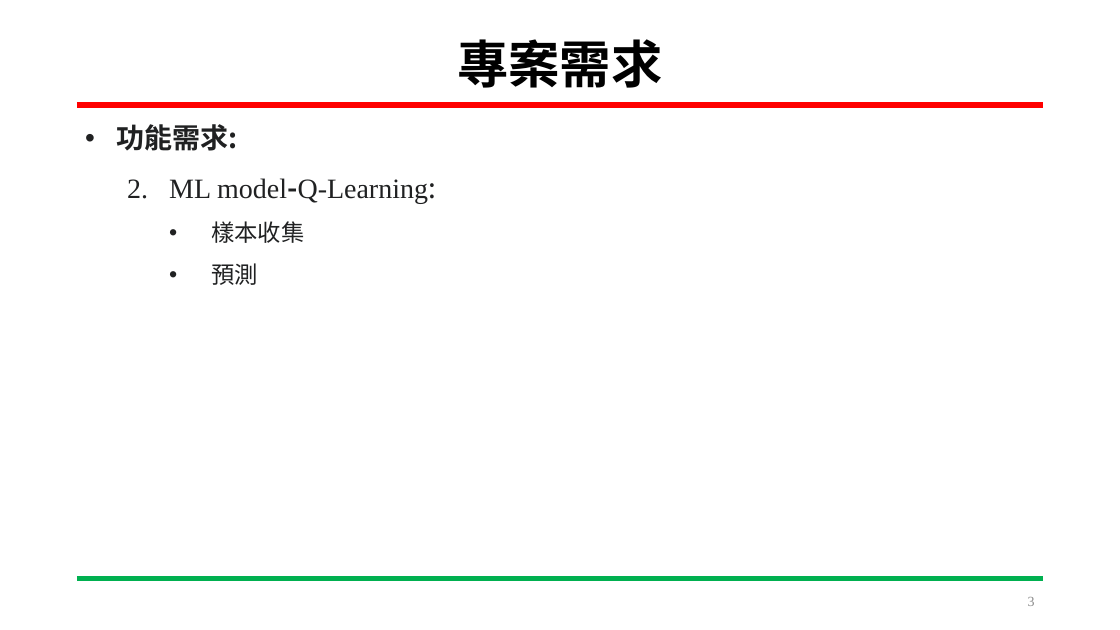
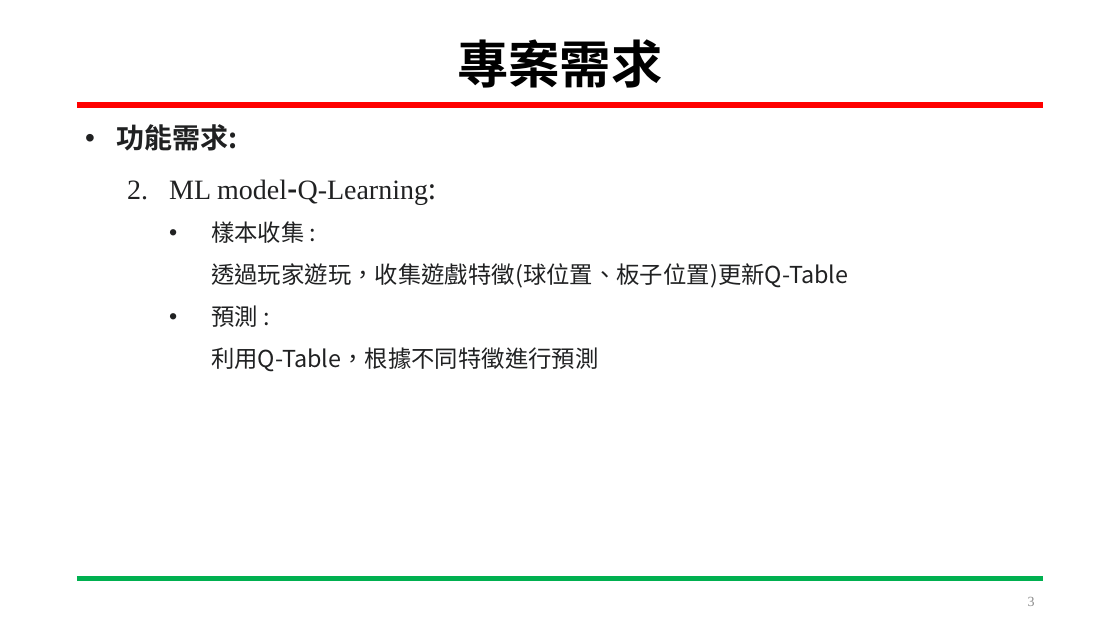
Before and after one commit to HOURFA/ML, a slide deck: slide 3 of DevelopmentLog/ML_0424.pptx. Drawn at 1120x630 pixels with LibreOffice and Linux fonts; fonts in the diff are those of the drawing. Boxes give left, top, right and bottom in pixels: in the first picture for what was removed or moved away, otherwise in the second. Text is boxed around its words. In the diff, an @@ line names an element or a change of style, - is before the commit and + after.

Commit message:
04/24 (1)ppt

```diff
--- a/DevelopmentLog/ML_0424.pptx
+++ b/DevelopmentLog/ML_0424.pptx
@@ text at (211,221,848,372): text changed @@
-    • 樣本收集
-    • 預測
+    • 樣本收集 :
+      透過玩家遊玩，收集遊戲特徵(球位置、板子位置)更新Q-Table
+    • 預測 :
+      利用Q-Table，根據不同特徵進行預測
```
